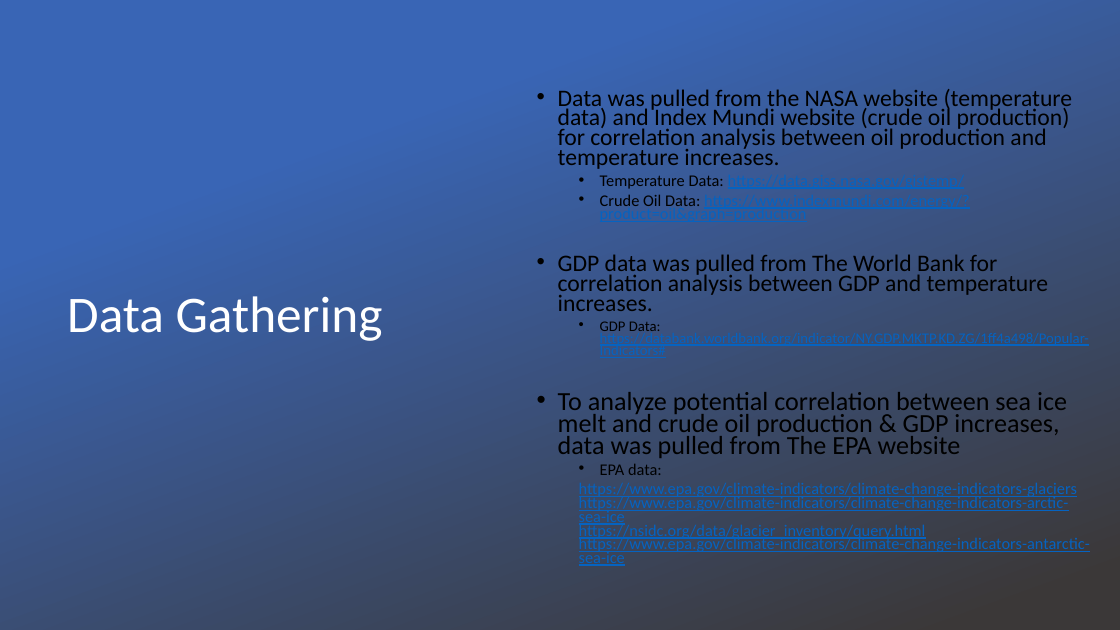
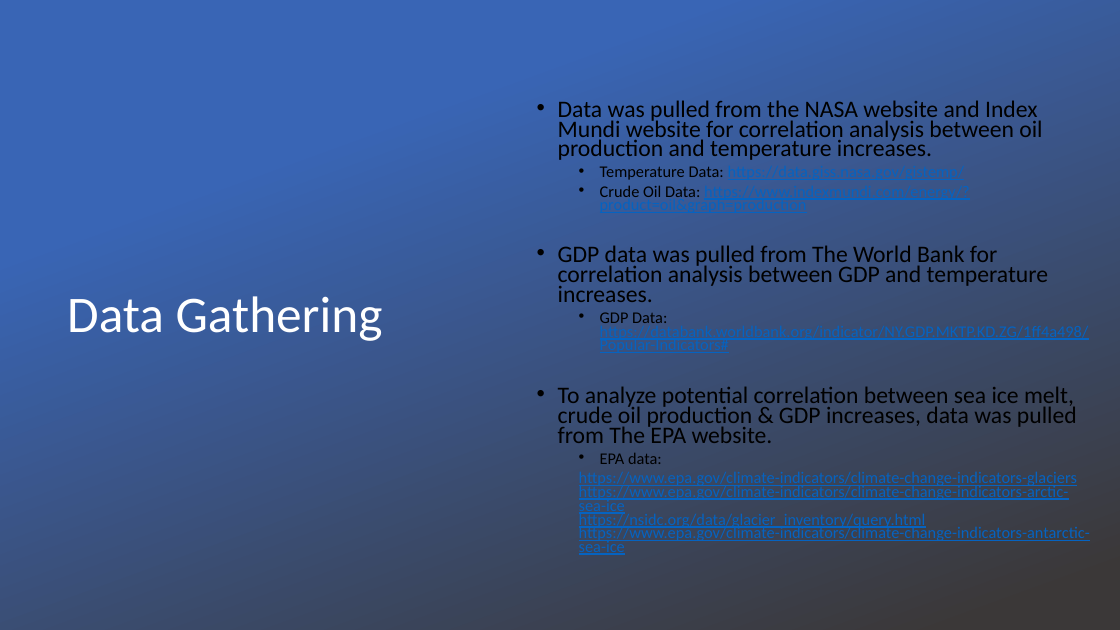
Before and after one commit to hageslel/project_one, a slide deck: slide 3 of Project 1 Presentation.pptx. Drawn at 1120x630 pixels with LibreOffice and Linux fonts; fonts in the diff are those of the drawing; background and template pictures are left out. Boxes give left, top, right and bottom in pixels: in the first picture for what was removed or moved away, otherwise in the second. Text is boxed around its words. In the diff, an @@ line names an element or a change of style, - is before the commit and + after.

```diff
--- a/Project 1 Presentation.pptx
+++ b/Project 1 Presentation.pptx
@@ text at box(558, 100, 1042, 160): text changed @@
-• Data was pulled from the NASA website (temperature data) and Index Mundi website (crude oil production) for correlation analysis between oil production and temperature increases.
+• Data was pulled from the NASA website and Index Mundi website for correlation analysis between oil production and temperature increases.
@@ text at box(600, 312, 1089, 342): size 12.6 to 14 pt in "GDP Data: https://databank.worldbank.org/indicator/NY.GDP.MK ..." @@
@@ text at box(558, 386, 1077, 443): text changed; size 22.4 to 20.3 pt @@
-• To analyze potential correlation between sea ice melt and crude oil production & GDP increases, data was pulled from The EPA website
+• To analyze potential correlation between sea ice melt, crude oil production & GDP increases, data was pulled from The EPA website.
```
Also in this commit, not shown: 4 other slides changed, 1 slide removed.
